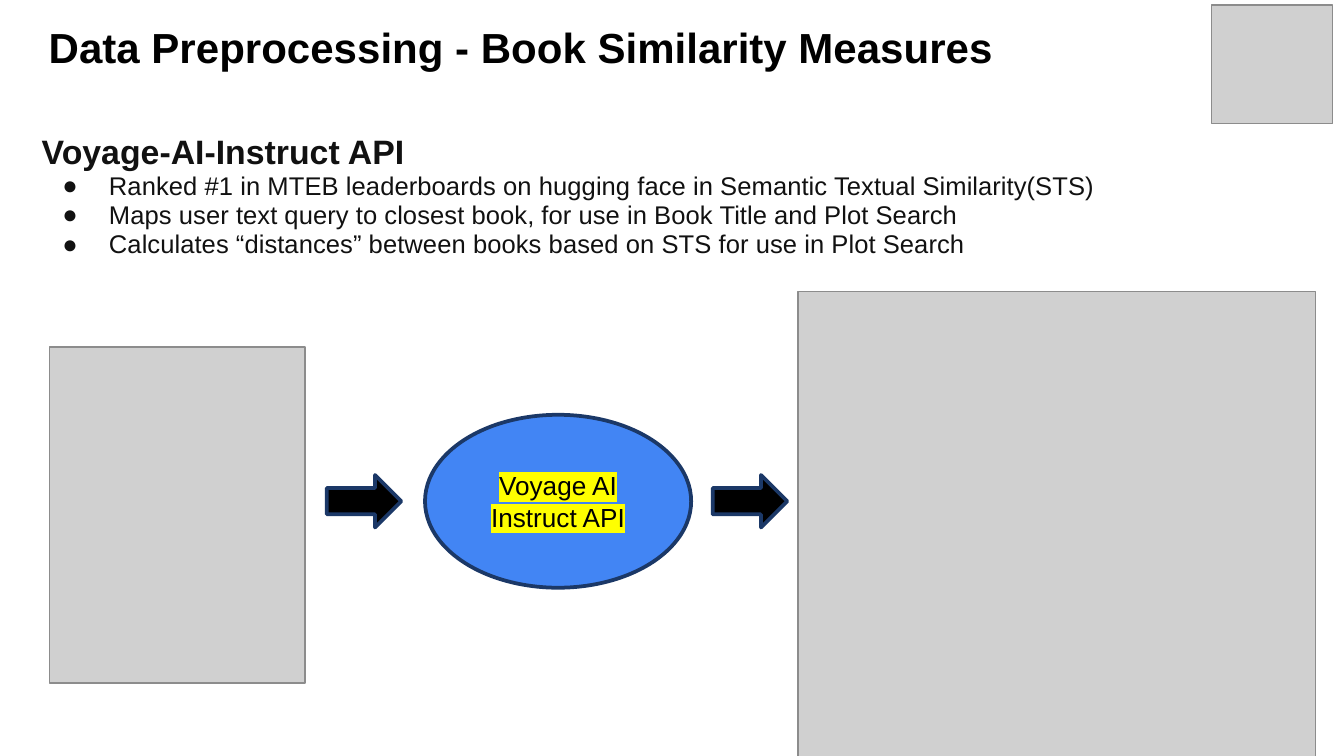
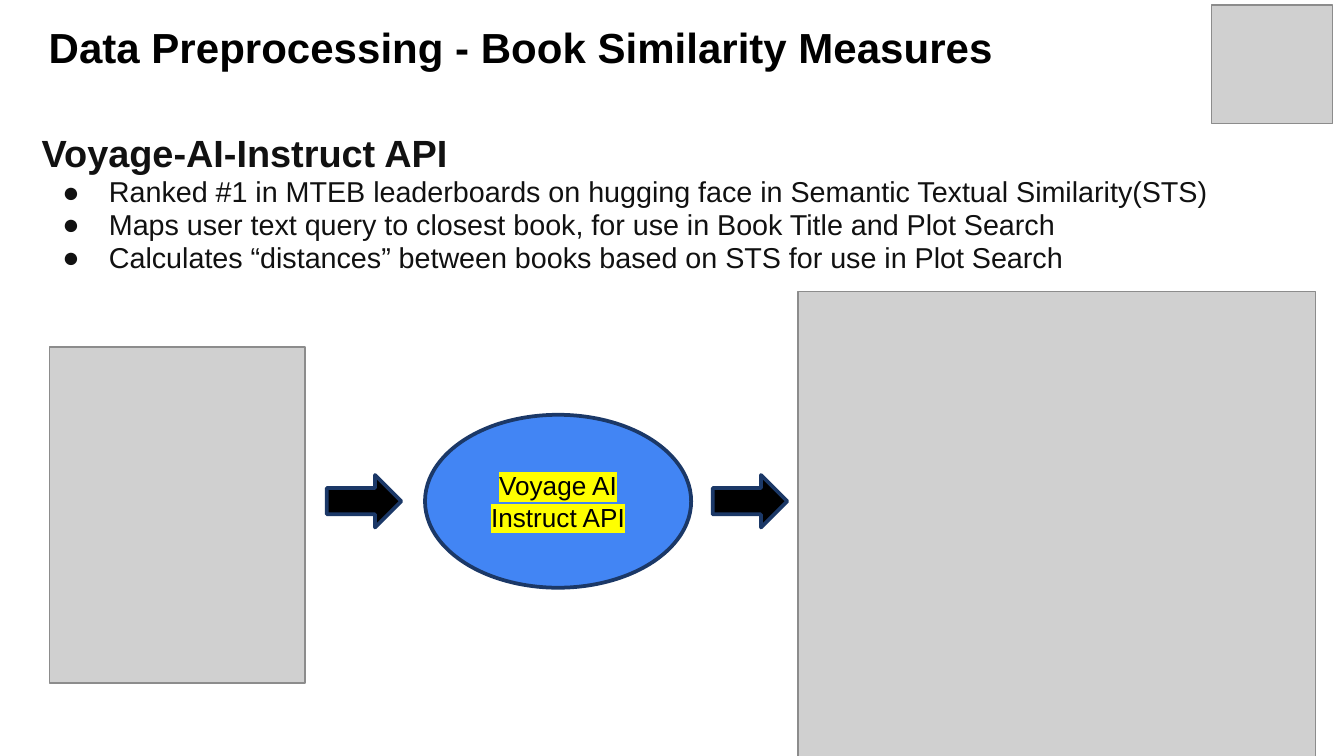
Before and after one commit to jacobp24/bookworm_rec, a slide deck: slide 6 of docs/Final_Pres_Bookworm.pptx. Drawn at 1344x756 pixels with LibreOffice and Linux fonts; fonts in the diff are those of the drawing; grey boxes stand for pictures. Boxes give left, top, right and bottom in pixels: in the first picture for what was removed or moved away, otherwise in the second. Text is boxed around its words. In the diff, an @@ line names an element or a change of style, - is before the commit and + after.

```diff
--- a/docs/Final_Pres_Bookworm.pptx
+++ b/docs/Final_Pres_Bookworm.pptx
@@ text "Voyage-AI-Instruct API" at box(42, 141, 1207, 269): size 18.1 to 20.3 pt in "Voyage-AI-Instruct API"; size 13.8 to 15.4 pt @@
```
Also in this commit, not shown: 3 other slides changed, 2 other files.
